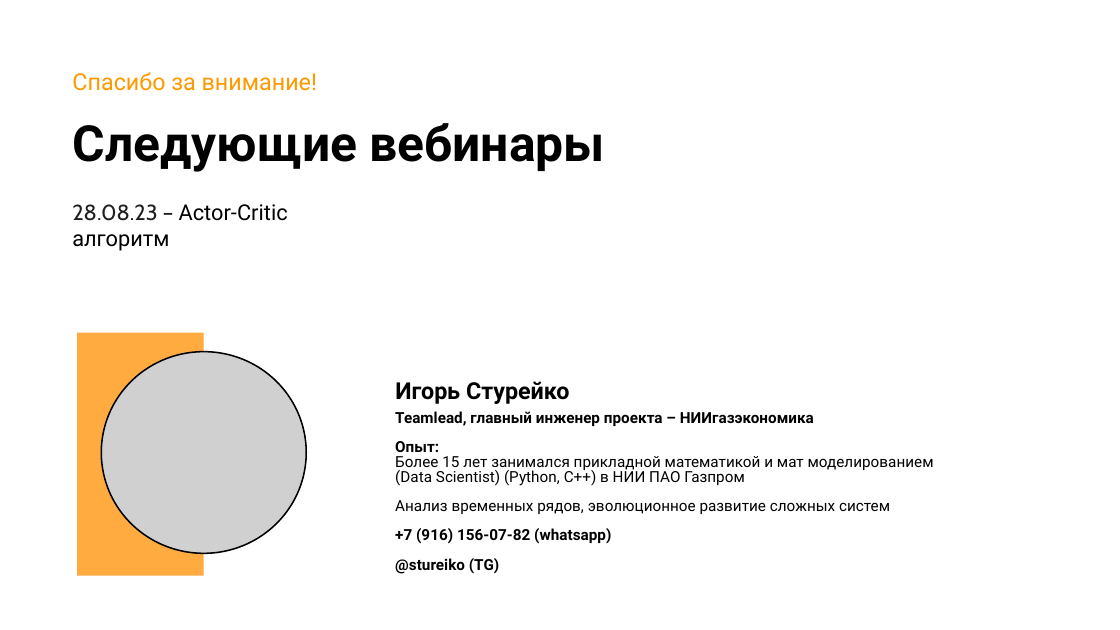
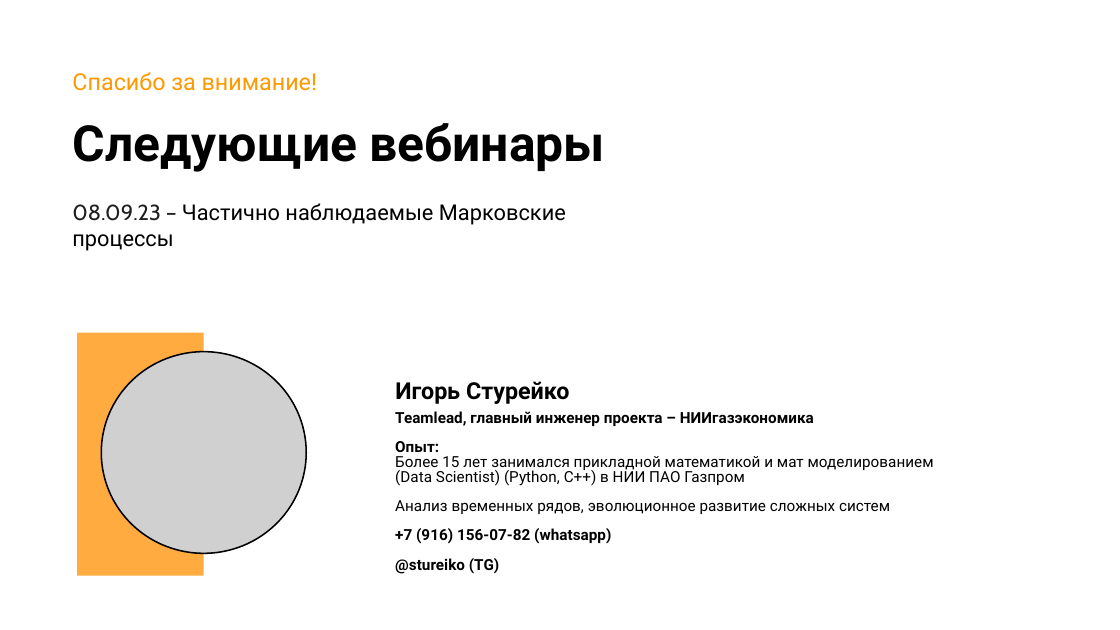
Before and after one commit to stureiko/Otus_lectures, a slide deck: slide 35 of RL/03 - Продвинутые темы Reinforcement Learning/03 - 02 Multiagent learning (MARL - DDPG)/MARL DDPG.pptx (slide 33 before the commit). Drawn at 1120x630 pixels with LibreOffice and Linux fonts; fonts in the diff are those of the drawing; grey boxes stand for pictures; background and template pictures are left out. Boxes give left, top, right and bottom in pixels: in the first picture for what was removed or moved away, otherwise in the second. Text is boxed around its words. In the diff, an @@ line names an element or a change of style, - is before the commit and + after.

```diff
--- a/RL/03 - Продвинутые темы Reinforcement Learning/03 - 02 Multiagent learning (MARL - DDPG)/MARL DDPG.pptx
+++ b/RL/03 - Продвинутые темы Reinforcement Learning/03 - 02 Multiagent learning (MARL - DDPG)/MARL DDPG.pptx
@@ text at [72,203,566,251]: text changed @@
-28.08.23 – Actor-Critic алгоритм
+08.09.23 – Частично наблюдаемые Марковские процессы
```
Also in this commit, not shown: 10 other slides changed, 5 slides added, 3 slides removed, 1 other file.
